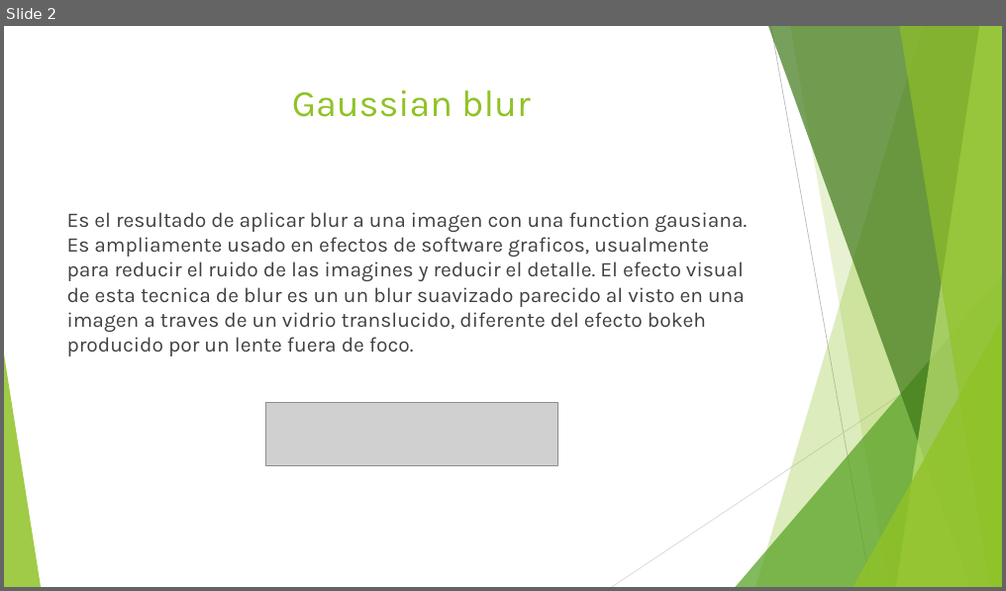
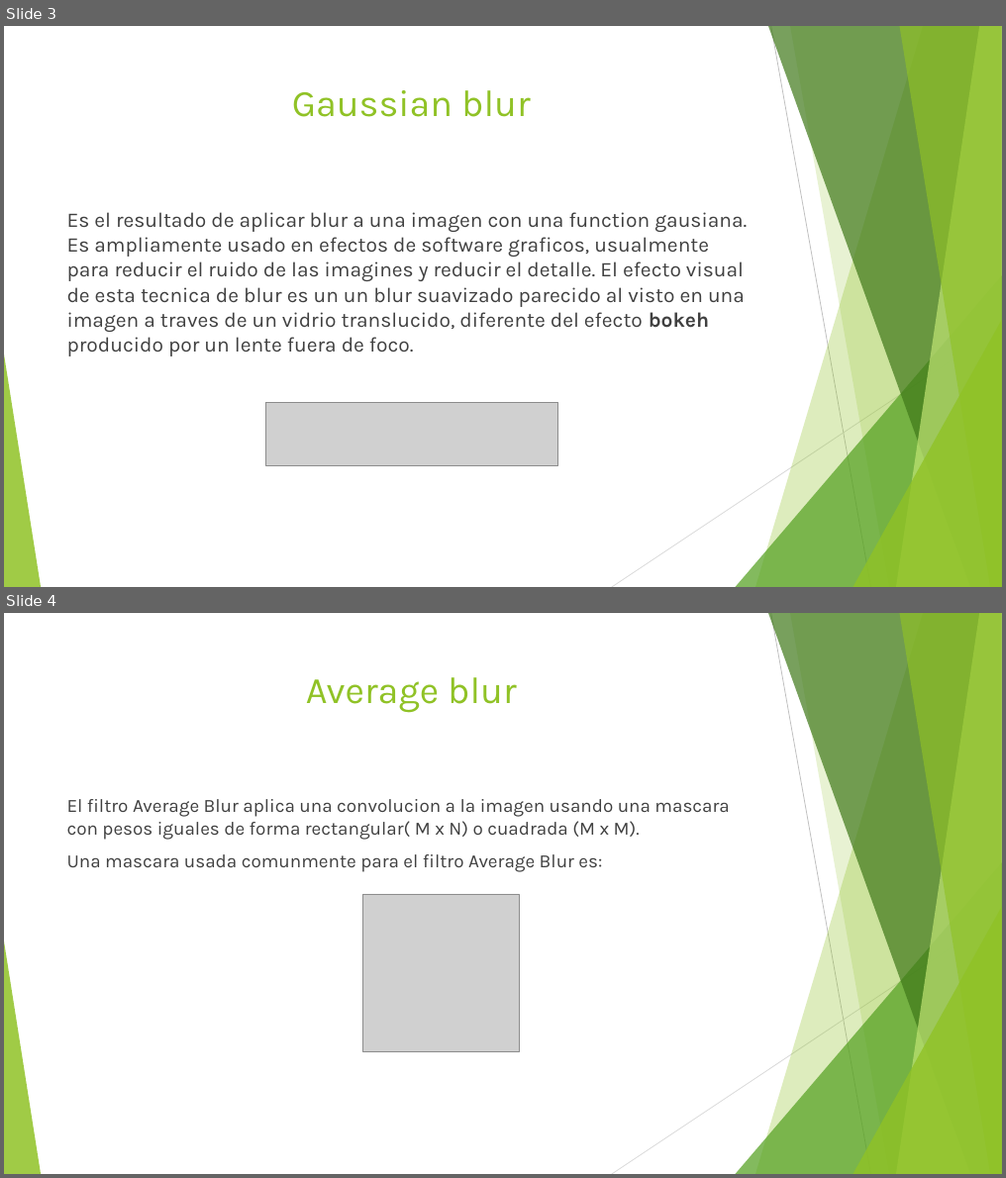
Before and after one commit to metalslayer95/HPC0120152, a slide deck: Final/Blur.pptx. Shown one above the other, each under a label of ours: slide 2 before the commit, slides 3 and 4 after it. The pictures are 1006x591 and 1006x1178 pixels, drawn with LibreOffice and Linux fonts; fonts in the diff are those of the drawing; grey boxes stand for pictures. Boxes give left, top, right and bottom in pixels: in the first picture for what was removed or moved away, otherwise in the second. Text is boxed around its words. In the diff, an @@ line names an element or a change of style, - is before the commit and + after.

```diff
--- a/Final/Blur.pptx
+++ b/Final/Blur.pptx
@@ slide 4 added at (4, 613, 1002, 1174), background #FFFFFF; not listed: 10 template elements that a slide beside it also shows @@
@@ title added at (306, 677, 516, 713), 36 pt, text #90C226 @@
+Average blur
@@ text added at (67, 799, 729, 872), 18 pt, text #404040 @@
+El filtro Average Blur aplica una convolucion a la imagen usando una mascara con pesos iguales de forma rectangular( M x N) o cuadrada (M x M).
+Una mascara usada comunmente para el filtro Average Blur es:
@@ picture added at (363, 894, 520, 1052) @@
@@ what was slide 2 is now slide 3 @@
@@ slide 3 changed as well @@
@@ text "Es el resultado de aplicar ..." at (67, 212, 746, 357): bold on in "bokeh" @@
```
Also in this commit, not shown: 2 other slides changed, 10 other slides added, 2 slides removed, 27 other files.
